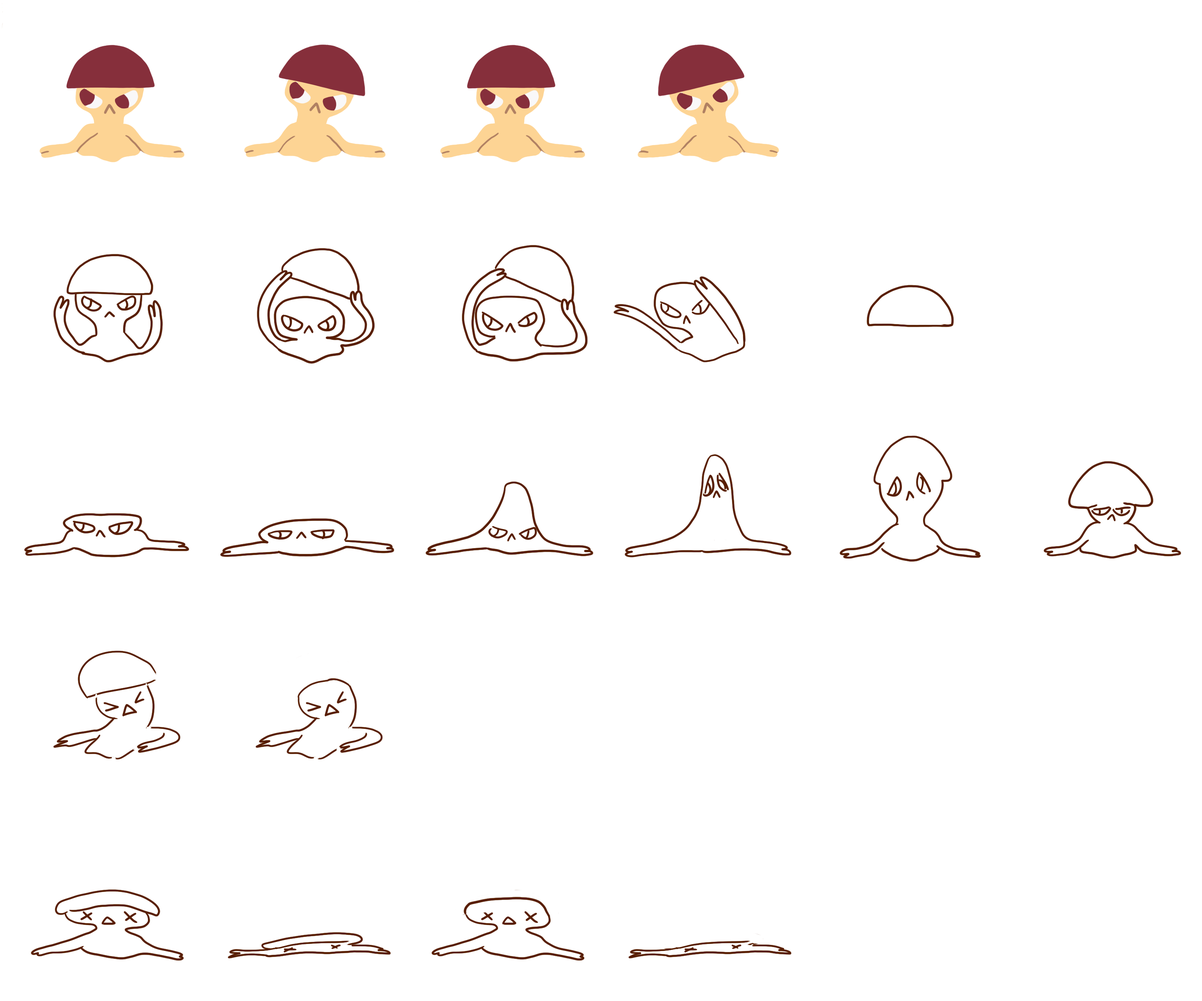
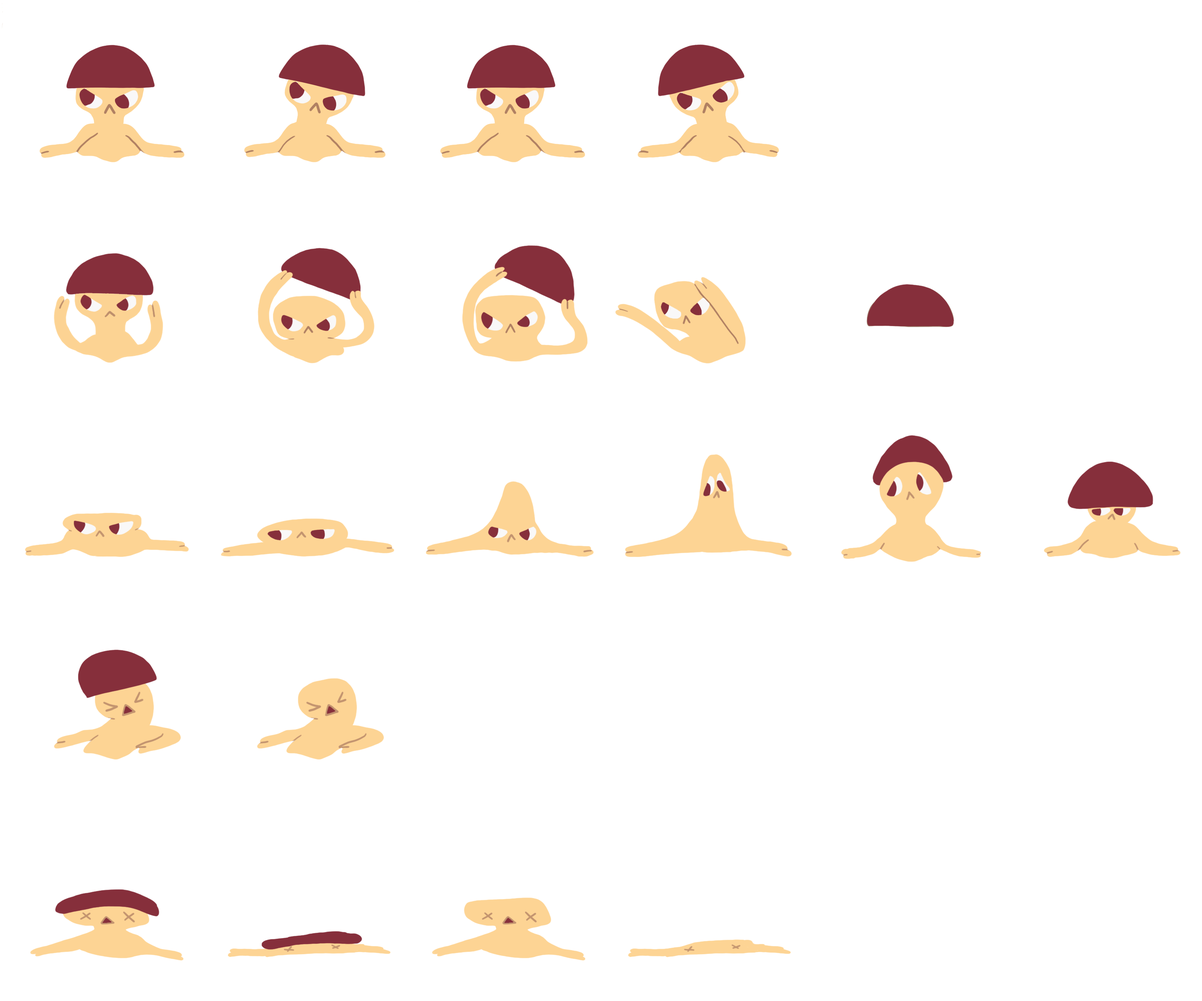
Revision of a layered 1202px x 1001px image; what changed, layer by layer:
added layer "Layer 71 copy" in group "Group 18" over 431, 897, 586, 962
hid "Layer 17 copy", opacity 100% → 48% over 431, 889, 585, 962
added layer "Layer 71" in group "Group 17" over 30, 897, 184, 962
hid "Layer 32", opacity 100% → 67% over 30, 889, 185, 962
added layer "Layer 68" in group "Group 16" over 256, 678, 385, 761
hid "Layer 16 copy", opacity 100% → 53% over 255, 653, 383, 761
added layer "Layer 69" in group "Group 15" over 53, 649, 182, 761
hid "Layer 29", opacity 100% → 55% over 52, 650, 181, 761
added layer "Layer 66" in group "Group 14" over 1043, 461, 1181, 559
hid "Layer 27", opacity 100% → 60% over 1043, 461, 1182, 559
added layer "Layer 64" in group "Group 13" over 840, 434, 982, 563
hid "Layer 25", opacity 100% → 51% over 839, 435, 982, 563
added layer "Layer 61" in group "Group 12" over 624, 454, 792, 558
hid "Layer 23", opacity 100% → 61% over 624, 454, 792, 558
added layer "Layer 59" in group "Group 11" over 425, 481, 594, 558
hid "Layer 21", opacity 100% → 60% over 425, 481, 594, 557
added layer "Layer 53" in group "Group 8" over 614, 276, 746, 364
hid "Layer 15" over 612, 276, 746, 363
added layer "Layer 51" in group "Group 7" over 461, 245, 588, 362
hid "Layer 13", opacity 100% → 59% over 461, 244, 588, 362
added layer "Layer 47" in group "Group 6" over 257, 248, 375, 364
hid "Layer 10", opacity 100% → 45% over 256, 248, 376, 365
added layer "Layer 48" in group "Group 5" over 53, 253, 164, 364
hid "Layer 8", opacity 100% → 43% over 53, 253, 164, 363
…and 12 more changes (7 added, 2 opacity, 4 visibility)
